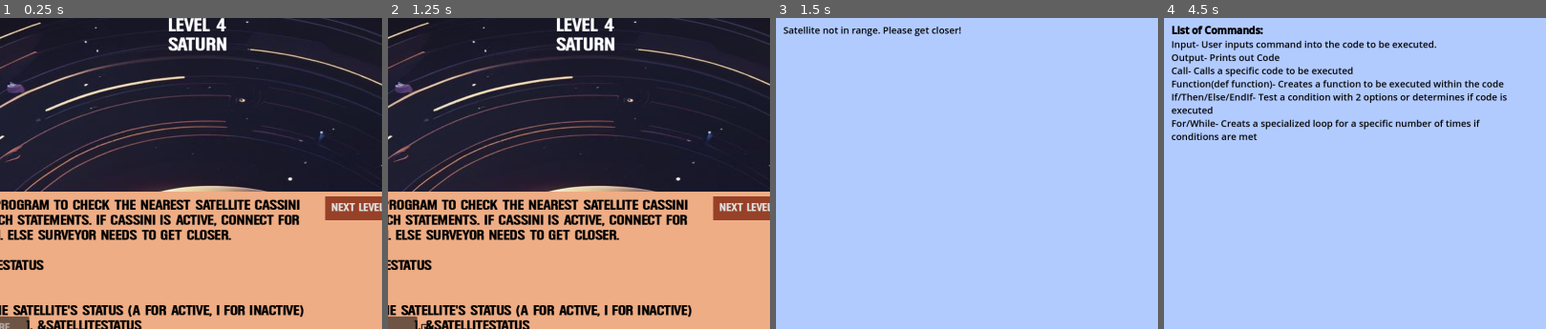
Above: before the commit, frames 1-4 (left to right).
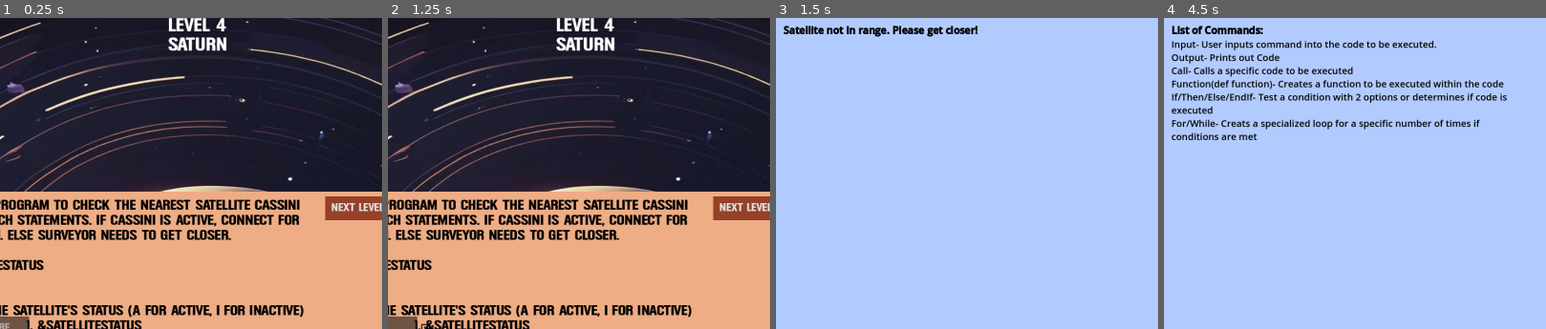
Above: after the commit, the same moments.

Repository: amenaly/SeniorProjectGame
Game: Godot game, scene res://Level4.tscn
Two runs of this game, one before a commit and one after it. Both use one fixed random seed, a clock stepped at 60 frames per second and the inputs below. This scene is started directly instead of the project's main scene.
Inputs (mouse positions are % of the whole screen's width and height, from its top left):
- Up to frame 1 (0.25 s): no input
- Up to frame 2 (1.25 s): click (19, 53) at 0.52 s; type "12" at 0.6 s
- Up to frame 3 (1.5 s): click "Print" at 1.25 s
- Up to frame 4 (4.5 s): click "Next Level" at 2 s; click "Next Level" at 2.75 s; click "Submit" at 3.5 s; click "Code Commands" at 4.25 s
The pictures show only the part of the screen within x 21-71%, y 3-53%; the shares and areas given below are measured in that part.

Frames 1-2 are identical in both runs. In frame 3, 1.0% of the frame differs, in the area x 2-53%, y 2-7%; in frame 4, less than 0.1%.

Commit message:
Some Cosmetic Updates

Diff:
--- a/Level3.gd
+++ b/Level3.gd
@@ -201,12 +201,12 @@
 					if text_to_show[key].is_valid_float():
 						text_to_display += "[b]Float input:[/b] " + str(text_to_show[key].to_float()) + "\n"
 					else:
-						text_to_display += "Invalid float input!\n"
+						text_to_display += "[b]Invalid float input![/b]\n"
 				"char":
 					if text_to_show[key].length():
 						text_to_display += "[b]Char input:[/b] " + text_to_show[key] + "\n"
 					else:
-						text_to_display += "Invalid char input!\n"
+						text_to_display += "[b]Invalid char input![/b]\n"
 
 		new_pop_up.text_to_show = text_to_display
 		add_child(new_pop_up)
--- a/Level4.gd
+++ b/Level4.gd
@@ -200,11 +200,11 @@
 		new_pop_up.text_to_show = text_to_show
 
 		if text_to_show == "A":
-			new_pop_up.text_to_show = "Satellite is active and operational"
+			new_pop_up.text_to_show = "[b]Satellite is active and operational[/b]"
 		elif text_to_show == "I":
-			new_pop_up.text_to_show = "Satellite is inactive. Rebooting..."
+			new_pop_up.text_to_show = "[b]Satellite is inactive. Rebooting...[/b]"
 		else:
-			new_pop_up.text_to_show = "Satellite not in range. Please get closer!"
+			new_pop_up.text_to_show = "[b]Satellite not in range. Please get closer![/b]"
 
 		add_child(new_pop_up)
 
